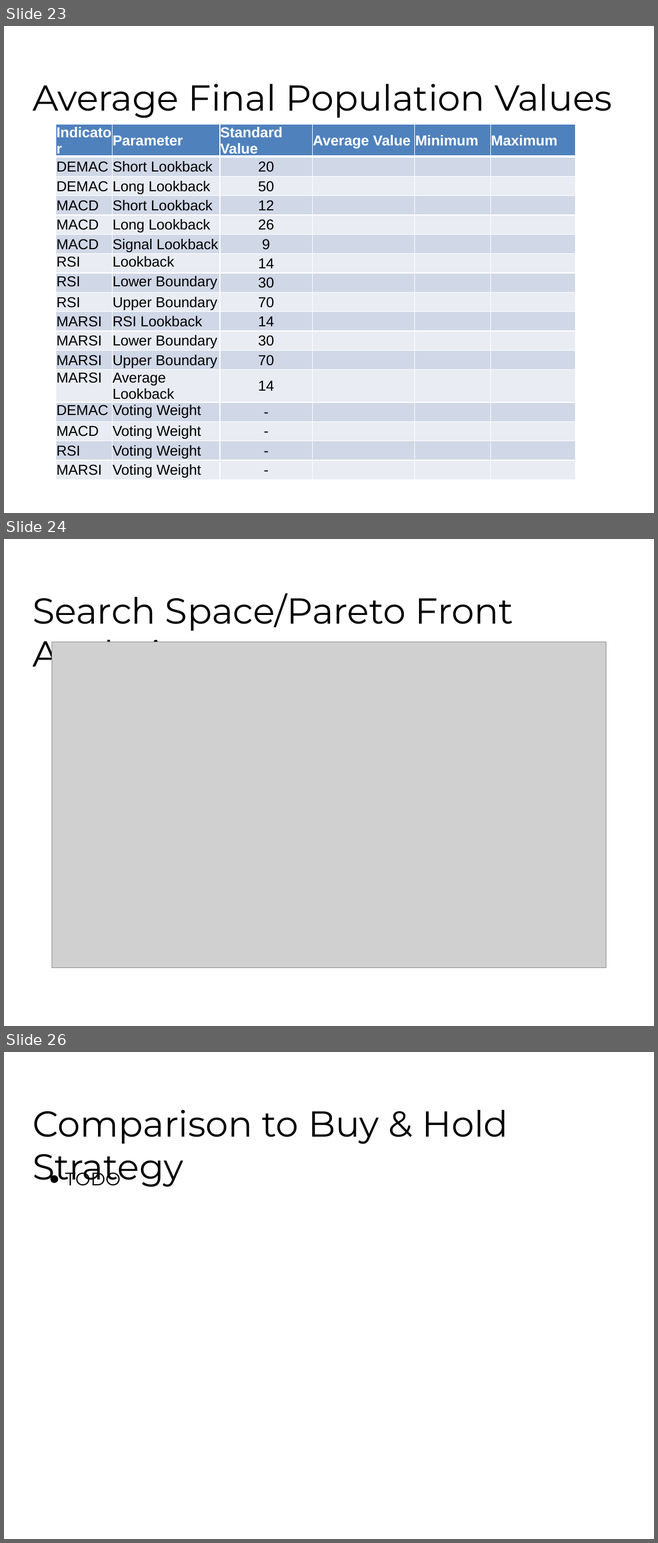
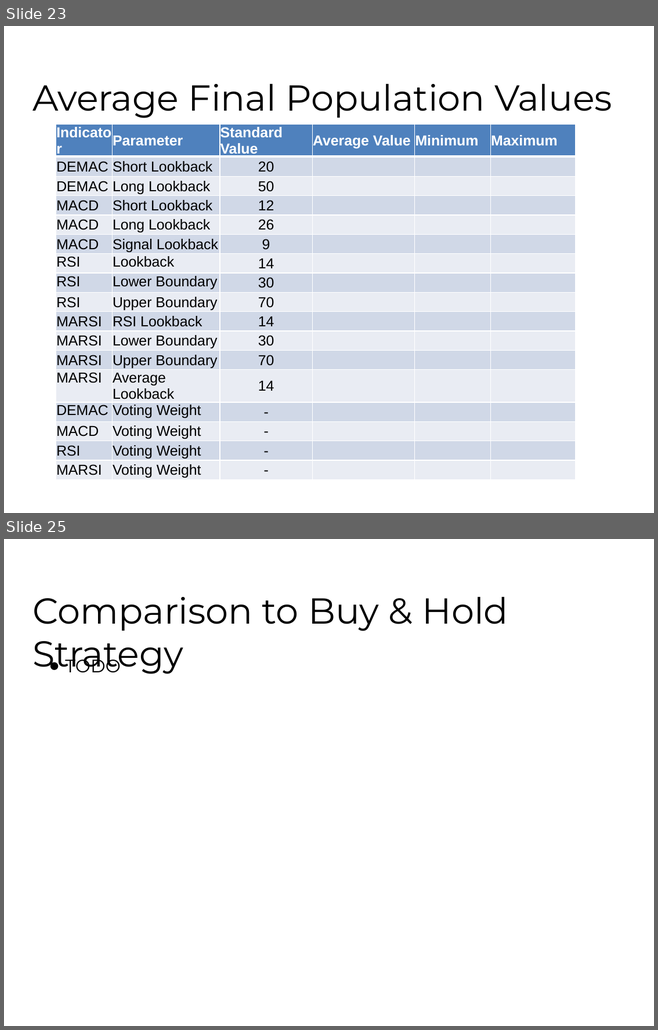
Before and after one commit to fhh23/Evolving-Stock-Market-Indicators-Using-Multi-Objective-Genetic-Algorithms, a slide deck: CSE848_Hormasji_Reiff_ProjectPresentation.pptx. Shown one above the other, each under a label of ours: slides 23, 24 and 26 before the commit, slides 23 and 25 after it; the slides between them are not shown. The pictures are 658x1543 and 658x1030 pixels, drawn with LibreOffice and Linux fonts; fonts in the diff are those of the drawing; grey boxes stand for pictures; background and template pictures are left out. Boxes give left, top, right and bottom in pixels: in the first picture for what was removed or moved away, otherwise in the second. Text is boxed around its words. In the diff, an @@ line names an element or a change of style, - is before the commit and + after.

```diff
--- a/CSE848_Hormasji_Reiff_ProjectPresentation.pptx
+++ b/CSE848_Hormasji_Reiff_ProjectPresentation.pptx
@@ slide 24 removed at [4,539,654,1026], background #FFFFFF @@
@@ title removed at [32,593,513,676] @@
-Search Space/Pareto Front Analysis
@@ picture removed at [52,642,605,968] @@
@@ what was slide 26 is now slide 25 @@
```
Also in this commit, not shown: 1 slide changed, 3 other files.
